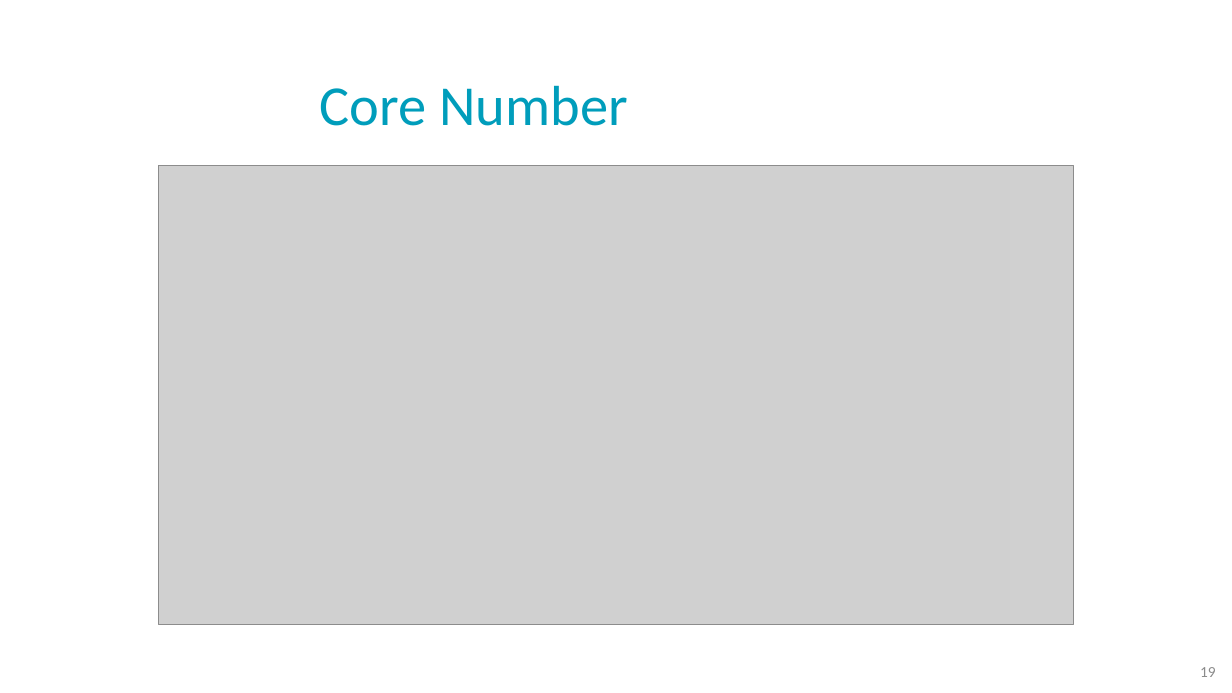
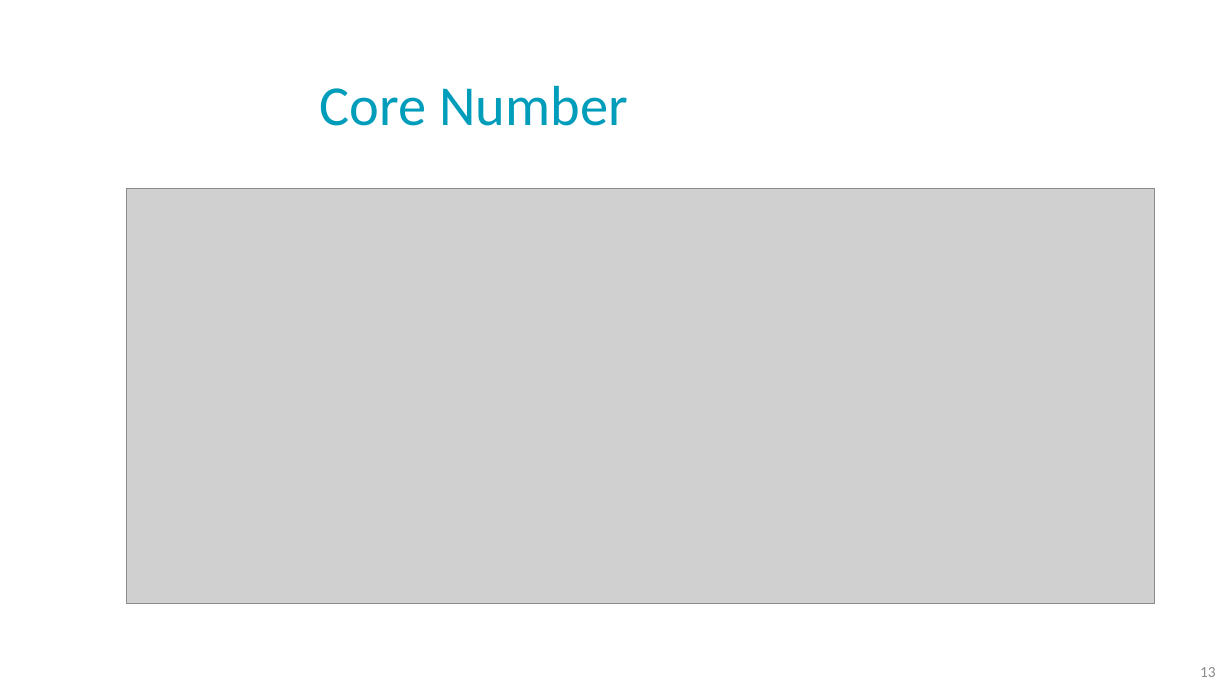
Before and after one commit to NoaTal1996/Backbone-Graph, a slide deck: slide 13 of docs/meeting/2026_05_06_for_investors.pptx (slide 19 before the commit). Drawn at 1232x693 pixels with LibreOffice and Linux fonts; fonts in the diff are those of the drawing; grey boxes stand for pictures; background and template pictures are left out. Boxes give left, top, right and bottom in pixels: in the first picture for what was removed or moved away, otherwise in the second. Text is boxed around its words. In the diff, an @@ line names an element or a change of style, - is before the commit and + after.

```diff
--- a/docs/meeting/2026_05_06_for_investors.pptx
+++ b/docs/meeting/2026_05_06_for_investors.pptx
@@ picture: place and size @@
-picture at box(159, 166, 1074, 625)
+picture at box(127, 189, 1155, 604)
@@ page number at box(1200, 667, 1216, 677): text changed @@
-19
+13
```
Also in this commit, not shown: 5 other slides changed, 7 slides removed, 1 other file.
